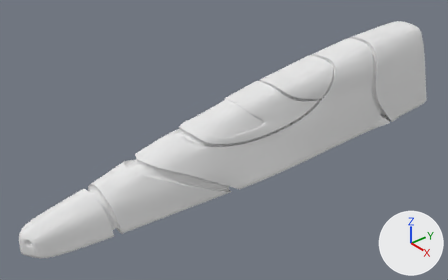
What one commit did to the Blender file beginner2.blend.
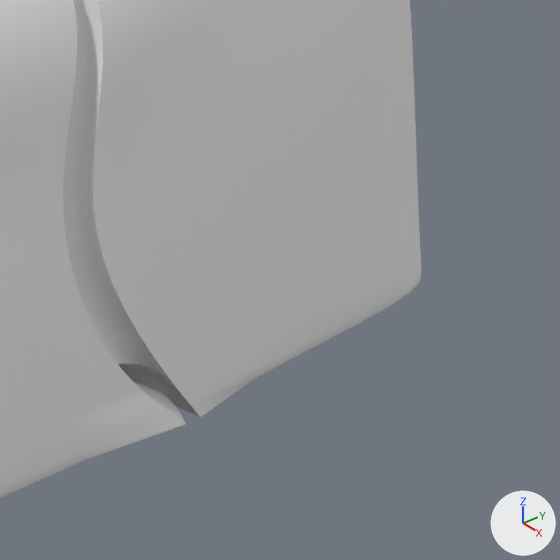
Each version is shown whole from a camera (50 mm lens) standing at (7.88, -7.56, 5.38) and looking at (-0.18, -0.81, -0.39), then close up on the part from 81% to 100% of the width and 21% to 51% of the height. Lighting does not change. The marker at lower right points along +X, +Y and +Z.
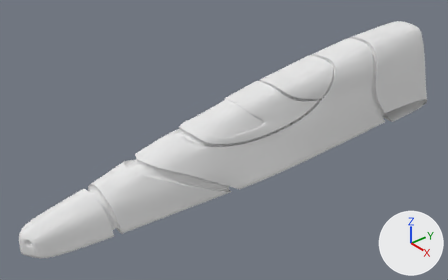
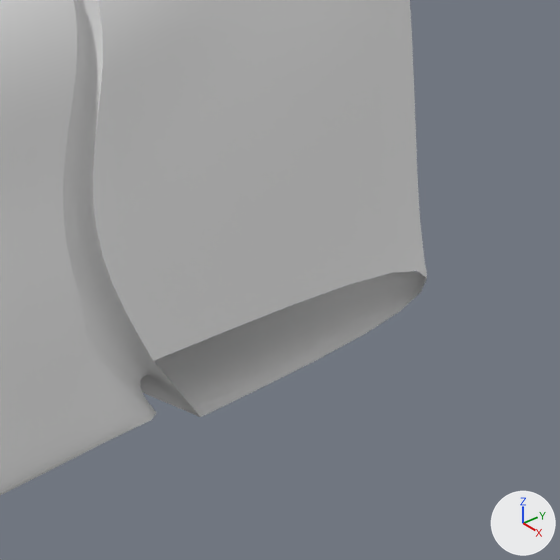
Where the change shows, as pixel boxes [x1, y1, x2, y2] in the close-ups (560 x 560 px; the box of a moved part takes in the faces that stretch with it):
'Cube', reshaped
    before: [0, 0, 421, 498]
    after: [0, 0, 427, 495]
part 1 of me_cube, moved or reshaped
    before: [132, 238, 392, 424]
    after: [72, 347, 200, 447]

Edits to the bpy script that builds the scene:
```text
Change me_cube:
    where me_cube.from_pydata(...)  # 310 vertices, 275 faces, 1 loose edge; spans x -0.01..0.86, y -5.11..4.56, z -0.92..0.93
    used by ob_cube; location = (0.009, 0.0, 0.0)
    verts and faces of me_cube; kept vertices keep their numbers, new ones are numbered from 310
    before: 0 (0.86, 4.56, -0.89), 46 (0.86, 3.09, -0.9), 55 (0.82, 4.56, -0.67), 59 (0.81, 2.73, -0.63), 73 (0.86, 3.17, -0.9)
    before: 76 (0.81, 2.92, -0.63), 192 (0.71, 3.09, -0.9), 193 (0.71, 3.17, -0.9), 234 (0.77, 3.09, -0.8), 241 (0.71, 2.73, -0.65)
    before: 251 (0.77, 3.17, -0.8), 254 (0.71, 2.92, -0.65), 304 (0.71, 3.09, -0.8), 305 (0.71, 3.17, -0.8)
    me_cube part 1
    add delete_vertices([234, 251])  # with the faces that use them
    add delete_faces([(0, 55, 76, 73)])
    add faces += [(73, 76, 254, 305), (46, 192, 304, 241, 59), (73, 305, 193), (241, 304, 305, 254)]
```
